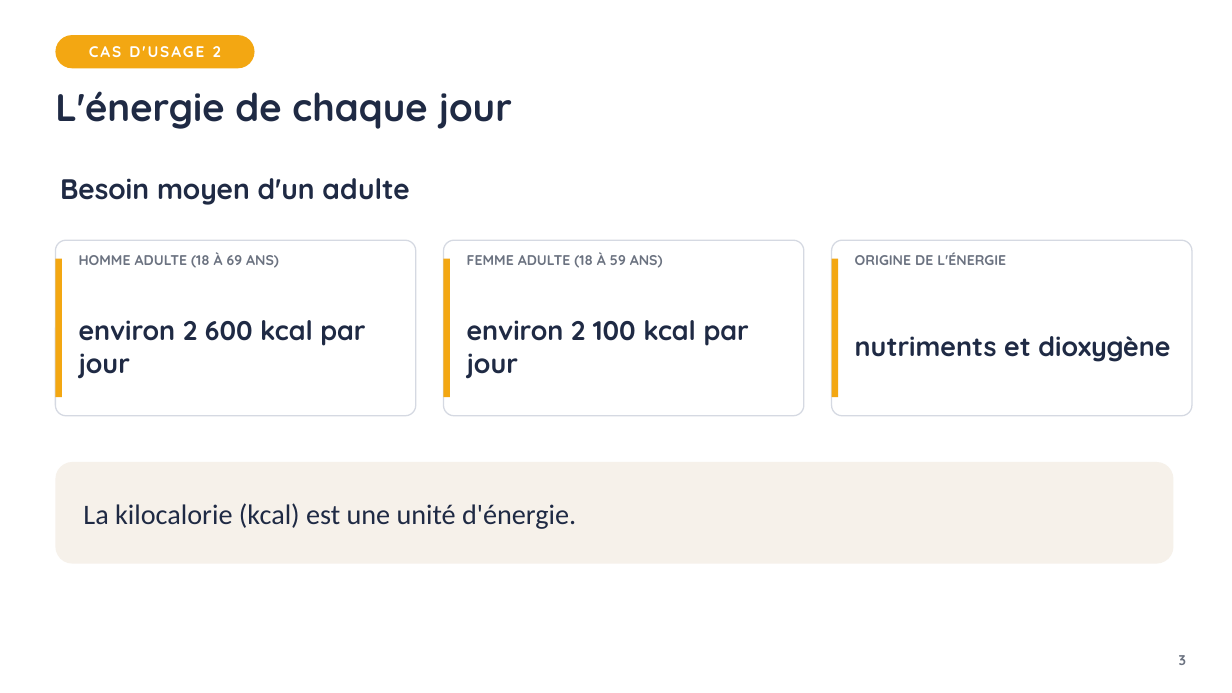
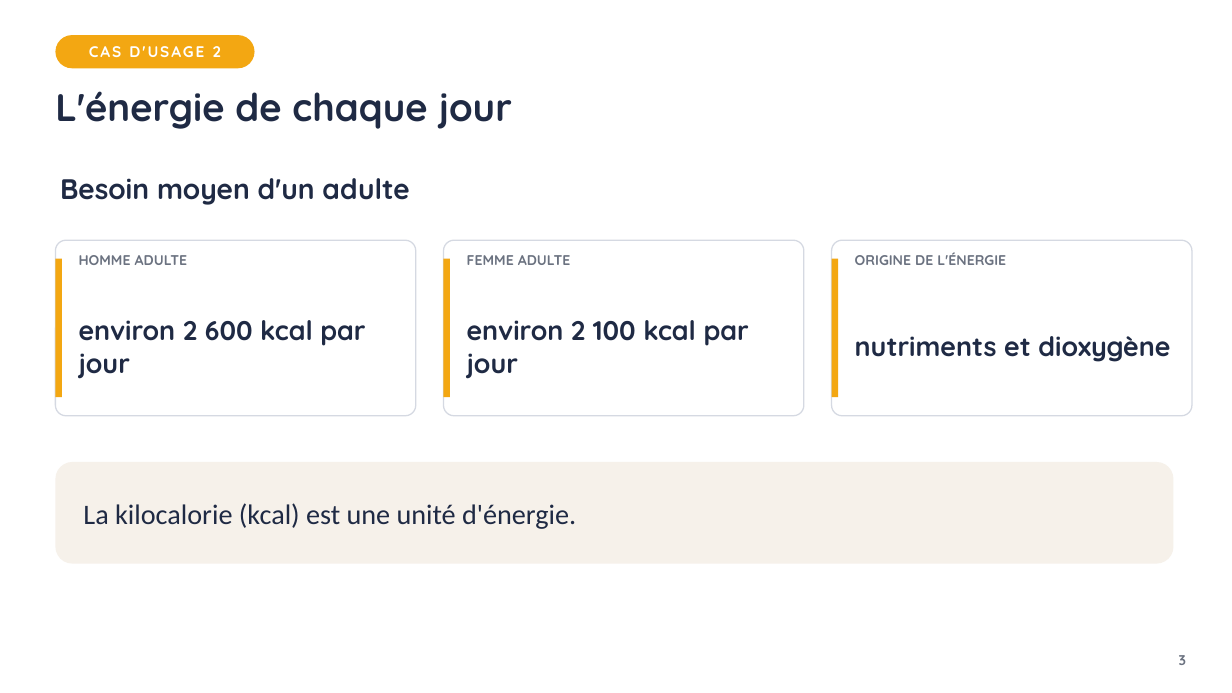
Before and after one commit to VinceIXIV/SVT-cour, a slide deck: slide 3 of cours/4e/S15-l-utilisation-des-nutriments-et-du-dioxygene-par-les-cellules/4e-S15-diaporama.pptx. Drawn at 1232x693 pixels with LibreOffice and Linux fonts; fonts in the diff are those of the drawing. Boxes give left, top, right and bottom in pixels: in the first picture for what was removed or moved away, otherwise in the second. Text is boxed around its words. In the diff, an @@ line names an element or a change of style, - is before the commit and + after.

Commit message:
Mise à jour des cours (3e S06, 3e S07, 3e S08, 3e S09, 3e S10, 3e S11, 3e S12, 3e S13, 3e S14, 3e S15, 3e S16, 3e S17, 3e S18, 3e S19, 3e S20, 3e S21, 4e S01, 4e S02, 4e S03, 4e S04, 4e S05, 4e S06, 4e S07, 4e S08, 4e S09, 4e S10, 4e S11, 4e S12, 4e S13, 4e S14, 4e S15, 4e S16, 4e S17)

```diff
--- a/cours/4e/S15-l-utilisation-des-nutriments-et-du-dioxygene-par-les-cellules/4e-S15-diaporama.pptx
+++ b/cours/4e/S15-l-utilisation-des-nutriments-et-du-dioxygene-par-les-cellules/4e-S15-diaporama.pptx
@@ text at box(79, 255, 188, 265): text changed @@
-HOMME ADULTE (18 À 69 ANS)
+HOMME ADULTE
@@ text at box(467, 255, 571, 265): text changed @@
-FEMME ADULTE (18 À 59 ANS)
+FEMME ADULTE
```
Also in this commit, not shown: 43 other files.
